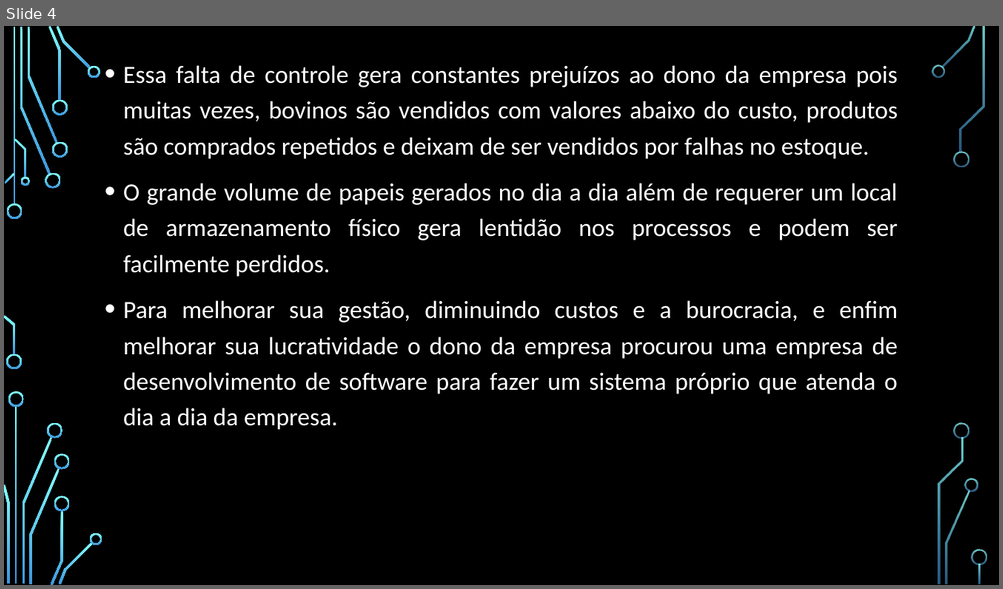
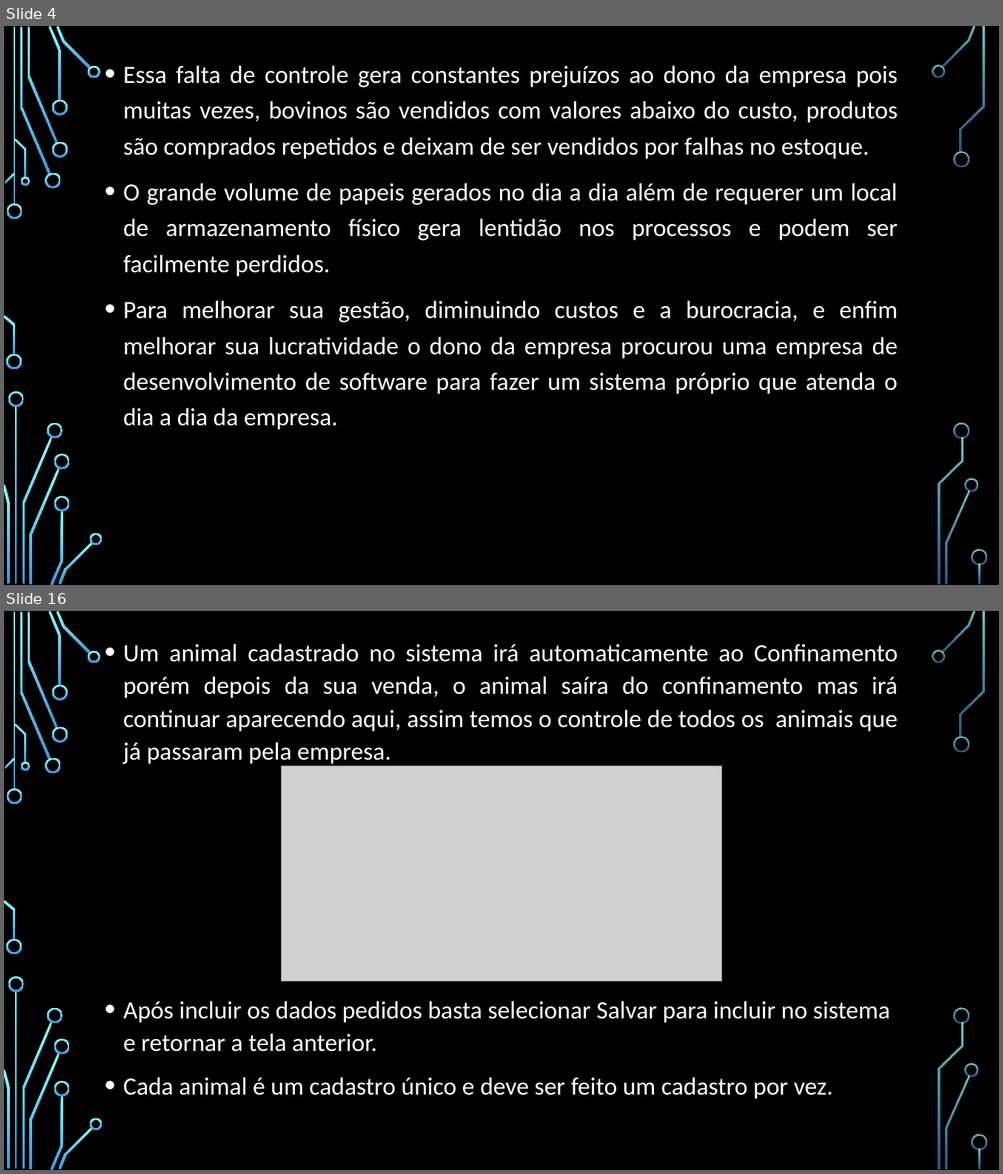
Before and after one commit to chav1985/GerenciamentoBovinos, a slide deck: GerenciamentoBovinos/Documentação/Apresentação/SISTEMA DE GERENCIAMENTO DE BOVINOS.pptx. Shown one above the other, each under a label of ours: slide 4 before the commit, slides 4 and 16 after it; the slides between them are not shown. The pictures are 1003x589 and 1003x1174 pixels, drawn with LibreOffice and Linux fonts; fonts in the diff are those of the drawing; grey boxes stand for pictures; background and template pictures are left out. Boxes give left, top, right and bottom in pixels: in the first picture for what was removed or moved away, otherwise in the second. Text is boxed around its words. In the diff, an @@ line names an element or a change of style, - is before the commit and + after.

```diff
--- a/GerenciamentoBovinos/Documentação/Apresentação/SISTEMA DE GERENCIAMENTO DE BOVINOS.pptx
+++ b/GerenciamentoBovinos/Documentação/Apresentação/SISTEMA DE GERENCIAMENTO DE BOVINOS.pptx
@@ slide 16 added at [4,611,999,1170], background picture (left out); not listed: 36 template elements that a slide beside it also shows @@
@@ text added at [123,644,897,1099], 24 pt, text #FFFFFF @@
+• Um animal cadastrado no sistema irá automaticamente ao Confinamento porém depois da sua venda, o animal saíra do confinamento mas irá continuar aparecendo aqui, assim temos o controle de todos os animais que já passaram pela empresa.
+• Após incluir os dados pedidos basta selecionar Salvar para incluir no sistema e retornar a tela anterior.
+• Cada animal é um cadastro único e deve ser feito um cadastro por vez.
@@ picture added at [281,766,722,982] @@
```
Also in this commit, not shown: 3 slides changed, 14 other slides added, 1 other file.
